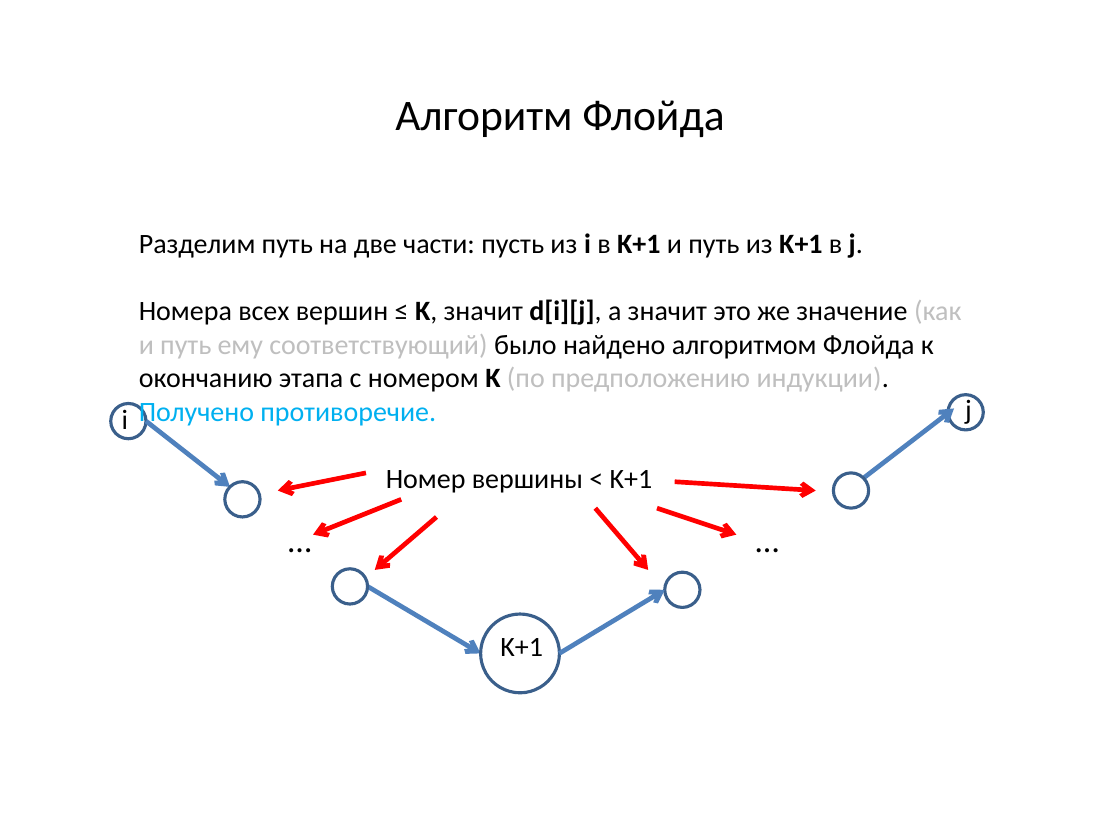
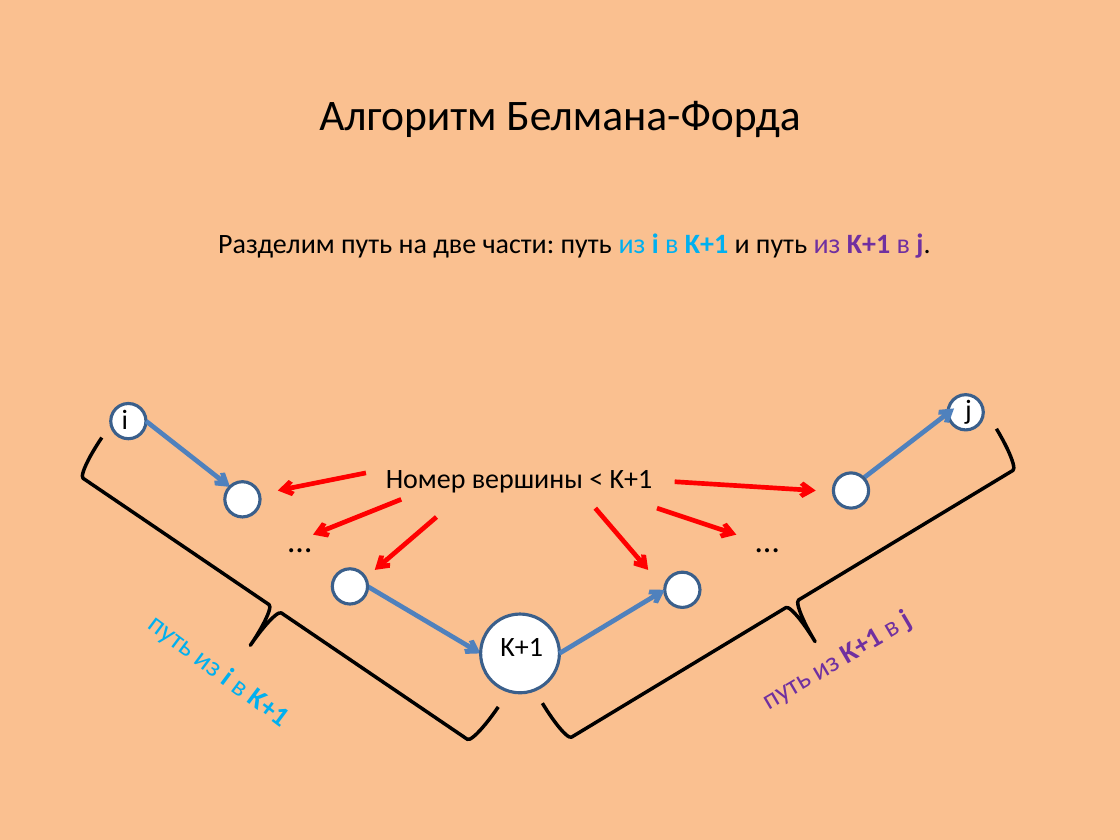
Before and after one commit to SteinbergOB/ANG, a slide deck: slide 70 of Презентации/Лекция 3.pptx (slide 38 before the commit). Drawn at 1120x840 pixels with LibreOffice and Linux fonts; fonts in the diff are those of the drawing. Boxes give left, top, right and bottom in pixels: in the first picture for what was removed or moved away, otherwise in the second. Text is boxed around its words. In the diff, an @@ line names an element or a change of style, - is before the commit and + after.

```diff
--- a/Презентации/Лекция 3.pptx
+++ b/Презентации/Лекция 3.pptx
@@ background #FFFFFF to #FAC090 @@
@@ text at (319,100,800,137): text changed @@
-Алгоритм Флойда
+Алгоритм Белмана-Форда
@@ text at (218,233,930,258): text changed @@
-Разделим путь на две части: пусть из i в K+1 и путь из K+1 в j.
-Номера всех вершин ≤ K, значит d[i][j], а значит это же значение (как и путь ему соответствующий) было найдено алгоритмом Флойда к окончанию этапа с номером K (по предположению индукции). Получено противоречие.
+Разделим путь на две части: путь из i в K+1 и путь из K+1 в j.
@@ left brace added at (52,438,498,781), outline #000000 2.25 pt @@
@@ left brace added at (542,429,1043,779), outline #000000 2.25 pt @@
@@ text added at (872,618,913,647), 18 pt, text #7030A0 @@
+путь из K+1 в j
@@ text added at (219,666,281,725), 18 pt, text #00B0F0 @@
+путь из i в K+1
```
Also in this commit, not shown: 21 other slides changed, 26 slides added, 2 other files.
